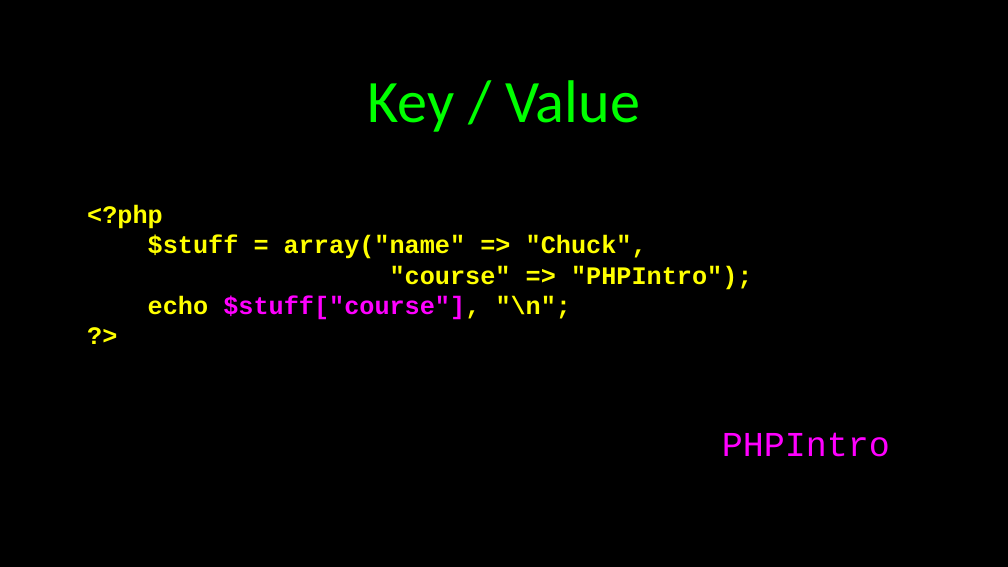
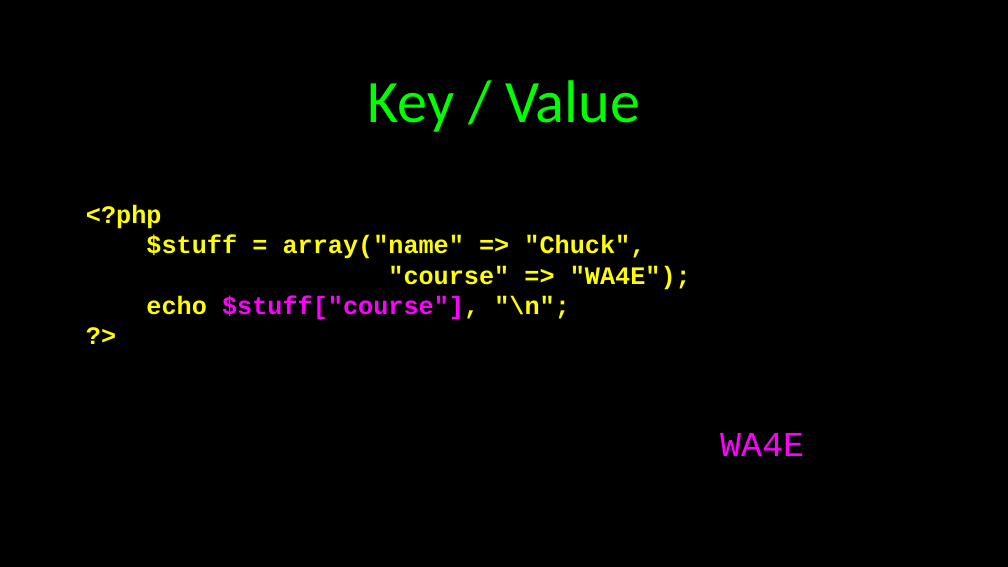
Before and after one commit to csev/wa4e, a slide deck: slide 5 of lectures/PHP-03-Arrays.ppt. Drawn at 1008x567 pixels with LibreOffice and Linux fonts; fonts in the diff are those of the drawing. Boxes give left, top, right and bottom in pixels: in the first picture for what was removed or moved away, otherwise in the second. Text is boxed around its words. In the diff, an @@ line names an element or a change of style, - is before the commit and + after.

```diff
--- a/lectures/PHP-03-Arrays.ppt
+++ b/lectures/PHP-03-Arrays.ppt
@@ text at [388,265,691,290]: text changed @@
-"course" => "PHPIntro");
+"course" => "WA4E");
@@ text at [720,433,804,456]: text changed @@
-PHPIntro
+WA4E
```
Also in this commit, not shown: 19 other slides changed, 3 slides added, 9 slides removed, 7 other files.
